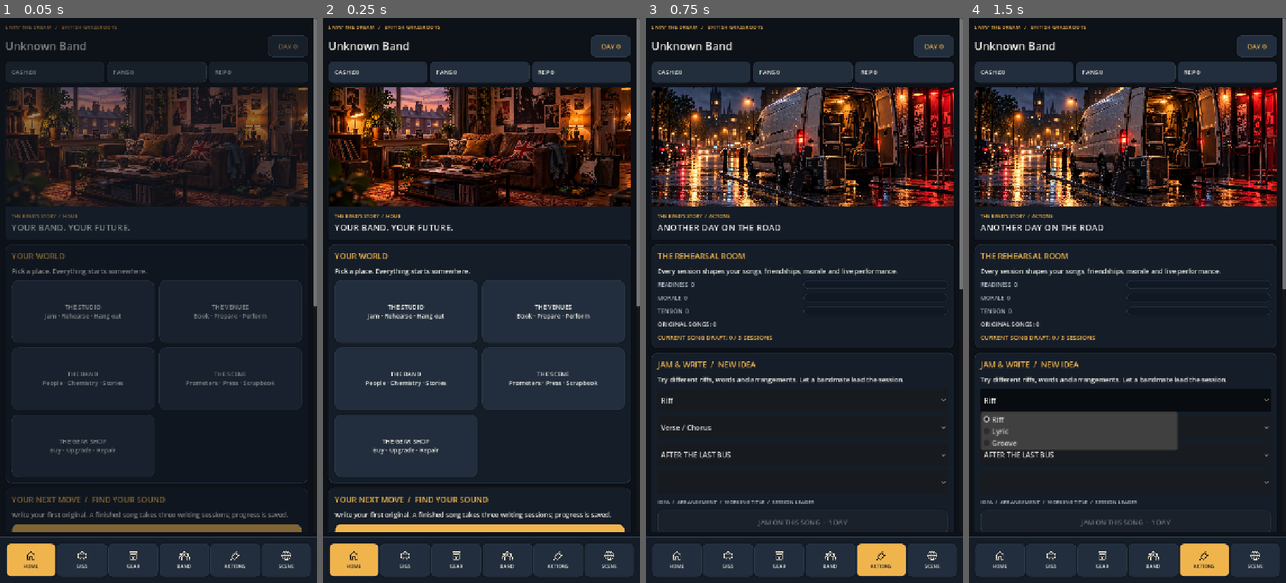
Above: before the commit, frames 1-4 (left to right).
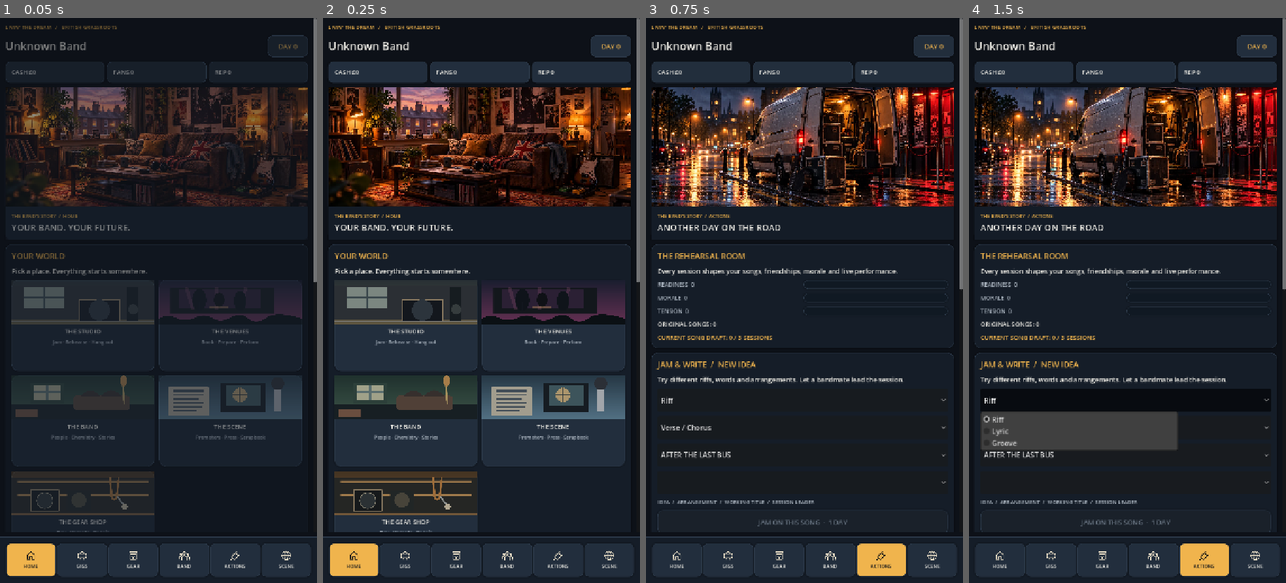
Above: after the commit, the same moments.

Repository: alimuir654-rgb/BandMaster
Game: Godot game, scene res://Scenes/CareerHub.tscn
Same seed, same stepped clock (60 frames per second), same inputs: the game is played once before the commit and once after it. This scene is started directly instead of the project's main scene.
Inputs (mouse positions are in pixels of both pictures, inside the frame that each line leads up to):
- Up to frame 1 (0.05 s): no input
- Up to frame 2 (0.25 s): no input
- Up to frame 3 (0.75 s): click (728, 311) at 0.5 s, where only the run before the commit has a clickable "THE STUDIO Jam · Rehearse · H…"
- Up to frame 4 (1.5 s): click "Riff" at 1.25 s

The runs differ from the first frame. In frame 1, 7.9% of the frame differs, in the area x 2-100%, y 46-91%; in frame 2, 13%; in frame 3, nothing differs; in frame 4, nothing differs.

Commit message:
ui: illustrated location navigation with bundled scene art and band-specific header accents

Diff:
--- a/Scripts/career_hub.gd
+++ b/Scripts/career_hub.gd
@@ -170,7 +170,9 @@
  appear.tween_property(content,"modulate:a",1.0,0.24).set_trans(Tween.TRANS_CUBIC).set_ease(Tween.EASE_OUT)
 
 func _header() -> void:
- _label(content,"LIVIN' THE DREAM   /   BRITISH GRASSROOTS",12,UI.AMBER)
+ var palette: Dictionary = save_data.get("band",{}).get("palette",{})
+ var colour := Color(str(palette.get("primary","#F0B44D")))
+ _label(content,"LIVIN' THE DREAM   /   BRITISH GRASSROOTS",12,colour)
  var row := HBoxContainer.new()
  content.add_child(row)
  var band_data: Dictionary = save_data.get("band",{})
@@ -258,14 +260,32 @@
   var data: Dictionary = spot
   var tile := Button.new()
   tile.size_flags_horizontal = Control.SIZE_EXPAND_FILL
-  tile.custom_minimum_size.y = 142
+  tile.custom_minimum_size.y = 206
   tile.add_theme_stylebox_override("normal",UI.style(UI.ALT,14))
   tile.add_theme_stylebox_override("hover",UI.style(UI.ALT.lightened(0.12),14))
   tile.add_theme_stylebox_override("pressed",UI.style(UI.PANEL,14))
-  tile.text = str(data["name"])+"\n\n"+str(data["caption"])
-  tile.add_theme_color_override("font_color",UI.WHITE)
-  tile.add_theme_font_size_override("font_size",14)
   places.add_child(tile)
+  var tile_content := VBoxContainer.new()
+  tile_content.mouse_filter = Control.MOUSE_FILTER_IGNORE
+  tile_content.set_anchors_and_offsets_preset(Control.PRESET_FULL_RECT)
+  tile_content.add_theme_constant_override("separation",6)
+  tile.add_child(tile_content)
+  var art := TextureRect.new()
+  art.custom_minimum_size.y = 100
+  art.size_flags_horizontal = Control.SIZE_EXPAND_FILL
+  art.expand_mode = TextureRect.EXPAND_IGNORE_SIZE
+  art.stretch_mode = TextureRect.STRETCH_KEEP_ASPECT_COVERED
+  art.mouse_filter = Control.MOUSE_FILTER_IGNORE
+  var art_path := "res://Art/uk_%s_banner.svg" % str(data["art"])
+  if ResourceLoader.exists(art_path):
+   art.texture = load(art_path)
+  tile_content.add_child(art)
+  var heading := _label(tile_content,str(data["name"]),14,UI.WHITE)
+  heading.horizontal_alignment = HORIZONTAL_ALIGNMENT_CENTER
+  heading.mouse_filter = Control.MOUSE_FILTER_IGNORE
+  var tagline := _label(tile_content,str(data["caption"]),11,UI.MUTED)
+  tagline.horizontal_alignment = HORIZONTAL_ALIGNMENT_CENTER
+  tagline.mouse_filter = Control.MOUSE_FILTER_IGNORE
   var target: String = str(data["tab"])
   tile.pressed.connect(func() -> void: _switch(target))
  var guidance: Dictionary = Director.next_move(_state())
